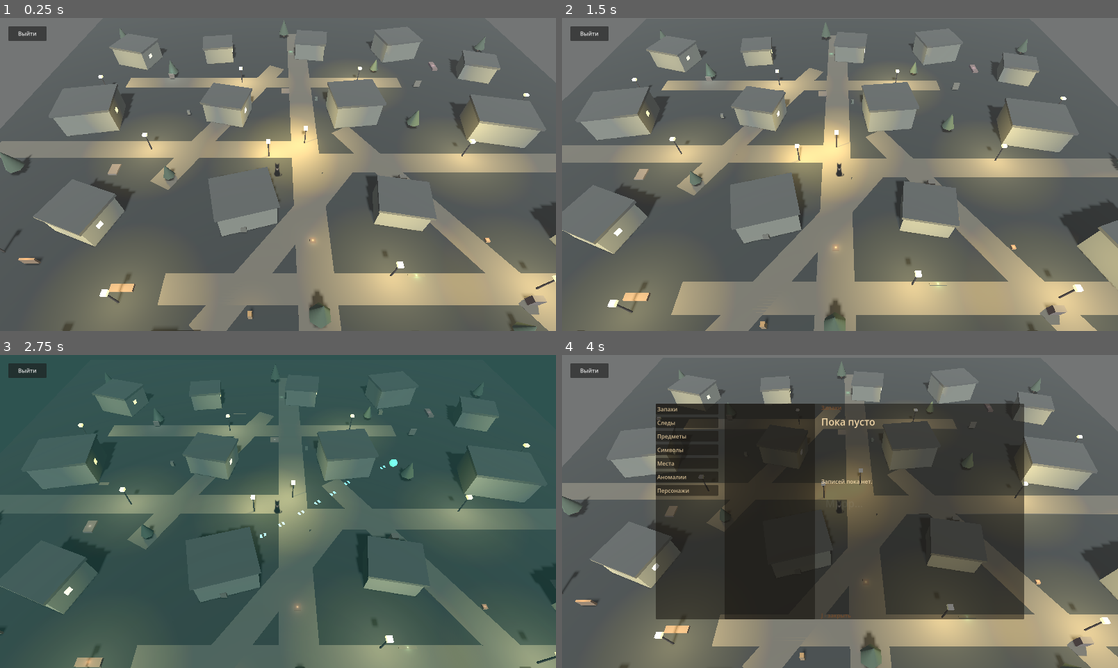
Above: before the commit, frames 1-4 (two rows, left to right).
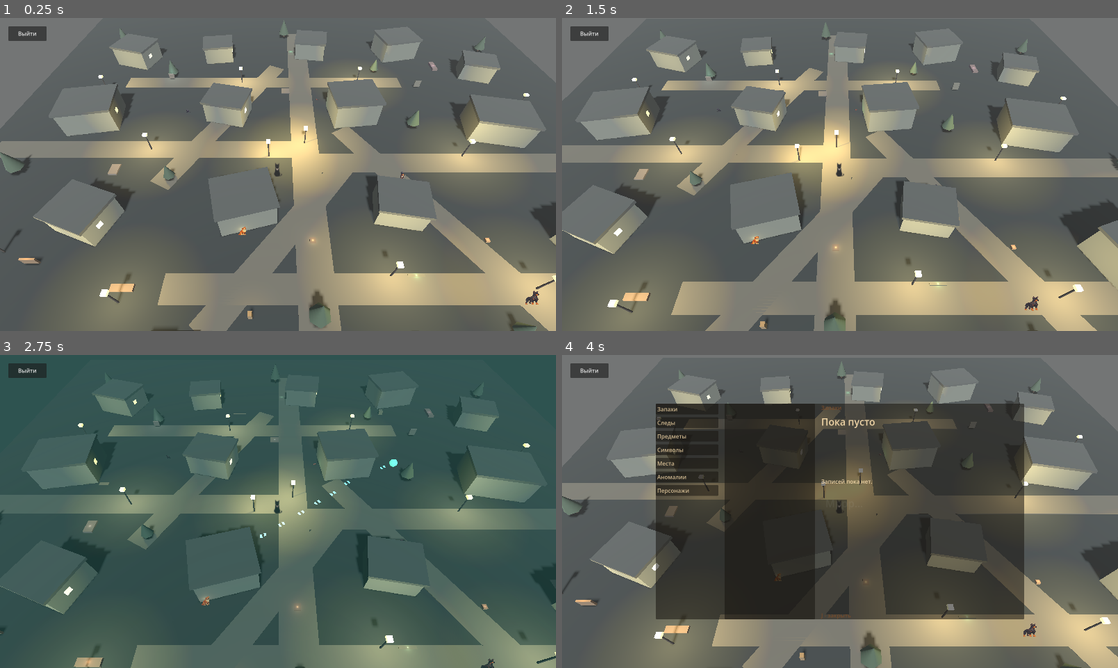
Above: after the commit, the same moments.

Repository: anchen-oktober/lost_purr
Game: Godot game, scene res://MainScene.tscn
Two runs of this game, one before a commit and one after it. Both use one fixed random seed, a clock stepped at 60 frames per second and the inputs below.
Inputs (mouse positions are in pixels of both pictures, inside the frame that each line leads up to):
- Up to frame 1 (0.25 s): no input
- Up to frame 2 (1.5 s): tap Enter at 0.5 s; move the mouse to (962, 158) at 0.52 s; tap E at 0.6, 1.35 s; click (962, 158) at 0.67 s; tap Space at 0.77 s; move the mouse to (728, 190) at 1.27 s; click (728, 190) at 1.42 s
- Up to frame 3 (2.75 s): tap Space at 1.52 s; move the mouse to (333, 442) at 2.02 s; hold Shift from 2.03 s (still down); click (333, 442) at 2.17 s; tap E at 2.3 s
- Up to frame 4 (4 s): move the mouse to (812, 574) at 2.77 s; release Shift at 2.78 s; tap R at 2.85 s; click (812, 574) at 2.92 s; tap Space at 3.02, 3.77 s; tap E at 3.05, 3.8 s; move the mouse to (1006, 558) at 3.52 s; tap J at 3.6 s; click (1006, 558) at 3.67 s

The runs differ from the first frame. In frame 1, 0.3% of the frame differs, in the area x 11-99%, y 25-100%; in frame 2, 0.3%, in the area x 2-91%, y 26-100%; in frame 3, 0.1%; in frame 4, 0.3%.

Commit message:
Correct assets&folders structure

Diff:
--- a/MainScene.tscn
+++ b/MainScene.tscn
@@ -1,17 +1,23 @@
 [gd_scene format=3 uid="uid://c2u22btd03407"]
 
-[ext_resource type="Script" uid="uid://mofmms1d68ku" path="res://player_cat.gd" id="1_3mqji"]
-[ext_resource type="Script" uid="uid://ligvtd7i5o31" path="res://camera_3d.gd" id="2_x4av3"]
-[ext_resource type="Script" uid="uid://4ow038eg65xo" path="res://village_builder.gd" id="3_village"]
+[ext_resource type="Script" uid="uid://mofmms1d68ku" path="res://Scripts/Player/player_cat.gd" id="1_3mqji"]
+[ext_resource type="Script" uid="uid://ligvtd7i5o31" path="res://Scripts/Camera/camera_3d.gd" id="2_x4av3"]
+[ext_resource type="Script" uid="uid://4ow038eg65xo" path="res://Scripts/World/village_builder.gd" id="3_village"]
 [ext_resource type="Texture2D" uid="uid://boakjd6thqbpl" path="res://Art/CatBilboard.png" id="4_cat"]
-[ext_resource type="Shader" uid="uid://imflfkmet43p" path="res://cat_outline.gdshader" id="5_outline"]
-[ext_resource type="Script" uid="uid://cibuicvn804w1" path="res://cat_outline_visibility.gd" id="6_outline_visibility"]
-[ext_resource type="Script" uid="uid://d0bllj7m7hfhw" path="res://cat_vision_manager.gd" id="7_cat_vision"]
-[ext_resource type="PackedScene" path="res://FootprintsPath.tscn" id="8_footprints"]
-[ext_resource type="Script" path="res://cat_vision_fade_reveal.gd" id="9_fade_reveal"]
-[ext_resource type="PackedScene" path="res://InteractableObject.tscn" id="10_interactable"]
-[ext_resource type="PackedScene" path="res://JournalUI.tscn" id="11_journal_ui"]
-[ext_resource type="PackedScene" path="res://NPC.tscn" id="12_npc"]
+[ext_resource type="Shader" uid="uid://imflfkmet43p" path="res://Shaders/cat_outline.gdshader" id="5_outline"]
+[ext_resource type="Script" uid="uid://cibuicvn804w1" path="res://Scripts/Cat/cat_outline_visibility.gd" id="6_outline_visibility"]
+[ext_resource type="Script" uid="uid://d0bllj7m7hfhw" path="res://Scripts/CatVision/cat_vision_manager.gd" id="7_cat_vision"]
+[ext_resource type="PackedScene" path="res://Scenes/CatVision/FootprintsPath.tscn" id="8_footprints"]
+[ext_resource type="Script" path="res://Scripts/CatVision/cat_vision_fade_reveal.gd" id="9_fade_reveal"]
+[ext_resource type="PackedScene" path="res://Scenes/Interactables/InteractableObject.tscn" id="10_interactable"]
+[ext_resource type="PackedScene" path="res://Scenes/UI/JournalUI.tscn" id="11_journal_ui"]
+[ext_resource type="PackedScene" path="res://Scenes/NPC/NPC.tscn" id="12_npc"]
+[ext_resource type="Texture2D" path="res://Art/Characters/cat_01.png" id="13_cat_01"]
+[ext_resource type="Texture2D" path="res://Art/Characters/human_01.png" id="14_human_01"]
+[ext_resource type="Texture2D" path="res://Art/Characters/dog_01.png" id="15_dog_01"]
+[ext_resource type="Texture2D" path="res://Art/Characters/burd_01.png" id="16_burd_01"]
+[ext_resource type="Texture2D" path="res://Art/Characters/rat_01.png" id="17_rat_01"]
+[ext_resource type="Texture2D" path="res://Art/Characters/human_04.png" id="18_human_04"]
 
 [sub_resource type="PlaneMesh" id="PlaneMesh_1305s"]
 size = Vector2(72, 72)
@@ -287,6 +293,7 @@
 short_phrase = "\u041C\u0440\u0440?"
 dialogue = "\u0421\u0442\u0430\u0440\u044B\u0439 \u0443\u043B\u0438\u0447\u043D\u044B\u0439 \u043A\u043E\u0442 \u0437\u …(276 unchanged characters)…
 description = "\u0421\u0442\u0430\u0440\u044B\u0439 \u0443\u043B\u0438\u0447\u043D\u044B\u0439 \u043A\u043E\u0442. \u04 …(197 unchanged characters)…
+icon = ExtResource("13_cat_01")
 highlight_color = Color(0.9, 0.82, 0.55, 1)
 
 [node name="OldWoman" parent="NPCs" instance=ExtResource("12_npc")]
@@ -298,6 +305,7 @@
 short_phrase = "\u0411\u0443\u0434\u044C \u043E\u0441\u0442\u043E\u0440\u043E\u0436\u0435\u043D."
 dialogue = "\u041E\u043D\u0430 \u0441\u043C\u043E\u0442\u0440\u0438\u0442 \u043C\u0438\u043C\u043E \u043A\u043E\u0442\u …(361 unchanged characters)…
 description = "\u0427\u0435\u043B\u043E\u0432\u0435\u043A \u0441 \u043E\u0447\u0435\u043D\u044C \u0443\u0441\u0442\u043 …(209 unchanged characters)…
+icon = ExtResource("14_human_01")
 highlight_color = Color(1, 0.8, 0.55, 1)
 
 [node name="YardDog" parent="NPCs" instance=ExtResource("12_npc")]
@@ -309,6 +317,7 @@
 short_phrase = "\u0413\u0430\u0432!"
 dialogue = "\u041F\u0435\u0441 \u043D\u0435 \u0434\u0430\u0435\u0442 \u043F\u043E\u0434\u043E\u0439\u0442\u0438 \u043A \u0432\u043E\u0440\u043E\u0442\u0430\u043C. \u0415\u0433\u043E \u0441\u0442\u0440\u0430\u0445 \u0433\u0440\u043E\u043C\u0447\u0435 \u0437\u043B\u043E\u0441\u0442\u0438."
 description = "\u041D\u0430\u0441\u0442\u043E\u0440\u043E\u0436\u0435\u043D\u043D\u044B\u0439 \u043F\u0435\u0441 \u0443 \u0447\u0443\u0436\u043E\u0433\u043E \u0434\u0432\u043E\u0440\u0430."
+icon = ExtResource("15_dog_01")
 can_be_purred = false
 highlight_color = Color(1, 0.45, 0.36, 1)
 
@@ -321,6 +330,7 @@
 short_phrase = "\u041A\u0430\u0440-\u0440-\u0440."
 dialogue = "\u041F\u0442\u0438\u0446\u0430 \u0432\u0438\u0434\u0435\u043B\u0430 \u0434\u0432\u0438\u0436\u0435\u043D\u0438\u0435 \u0442\u0430\u043C, \u0433\u0434\u0435 \u0443\u043B\u0438\u0446\u0430 \u0434\u043E\u043B\u0436\u043D\u0430 \u0431\u044B\u0442\u044C \u043F\u0443\u0441\u0442\u043E\u0439."
 description = "\u0425\u0443\u0434\u0430\u044F \u043F\u0442\u0438\u0446\u0430, \u043A\u043E\u0442\u043E\u0440\u0430\u044F \u0441\u043B\u0438\u0448\u043A\u043E\u043C \u043C\u043D\u043E\u0433\u043E \u0432\u0438\u0434\u0438\u0442 \u0441\u0432\u0435\u0440\u0445\u0443."
+icon = ExtResource("16_burd_01")
 can_be_purred = false
 highlight_color = Color(0.7, 0.85, 1, 1)
 
@@ -333,6 +343,7 @@
 short_phrase = "\u041C\u043D\u0435 \u043D\u0435\u043A\u043E\u0433\u0434\u0430."
 dialogue = "\u041A\u0440\u044B\u0441\u0430 \u043F\u0440\u044F\u0447\u0435\u0442 \u0433\u043B\u0430\u0437\u0430. \u041E\ …(213 unchanged characters)…
 description = "\u041C\u0430\u043B\u0435\u043D\u044C\u043A\u0438\u0439 \u0436\u0438\u0442\u0435\u043B\u044C \u0442\u0435\u043C\u043D\u044B\u0445 \u043C\u0435\u0441\u0442. \u041D\u0435 \u0434\u0440\u0443\u0433, \u043D\u043E \u0438 \u043D\u0435 \u0432\u0440\u0430\u0433."
+icon = ExtResource("17_rat_01")
 can_be_purred = false
 highlight_color = Color(0.62, 1, 0.74, 1)
 
@@ -345,6 +356,7 @@
 short_phrase = "\u041D\u0435 \u043F\u043E\u0434\u0445\u043E\u0434\u0438."
 dialogue = "\u0422\u0435\u043D\u044C \u0441\u0442\u043E\u0438\u0442 \u043D\u0435 \u0442\u0430\u043C, \u0433\u0434\u0435 …(234 unchanged characters)…
 description = "\u0418\u0441\u043A\u0430\u0436\u0435\u043D\u0438\u0435 \u0441 \u0444\u043E\u0440\u043C\u043E\u0439 \u043 …(220 unchanged characters)…
+icon = ExtResource("18_human_04")
 can_be_purred = false
 highlight_color = Color(0.65, 0.45, 1, 1)
 
--- a/FootprintsPath.tscn
+++ b/Scenes/CatVision/FootprintsPath.tscn
@@ -1,6 +1,6 @@
 [gd_scene load_steps=5 format=3]
 
-[ext_resource type="Script" path="res://footprints_path.gd" id="1_footprints"]
+[ext_resource type="Script" path="res://Scripts/CatVision/footprints_path.gd" id="1_footprints"]
 
 [sub_resource type="PlaneMesh" id="PlaneMesh_footprint"]
 size = Vector2(0.22, 0.38)
--- a/InteractableObject.tscn
+++ b/Scenes/Interactables/InteractableObject.tscn
@@ -1,6 +1,6 @@
 [gd_scene load_steps=5 format=3]
 
-[ext_resource type="Script" path="res://interactable_object.gd" id="1_interactable"]
+[ext_resource type="Script" path="res://Scripts/Interactables/interactable_object.gd" id="1_interactable"]
 
 [sub_resource type="BoxMesh" id="BoxMesh_visual"]
 size = Vector3(1, 1, 1)
--- a/NPC.tscn
+++ b/Scenes/NPC/NPC.tscn
@@ -1,20 +1,10 @@
-[gd_scene load_steps=6 format=3]
+[gd_scene load_steps=4 format=3]
 
-[ext_resource type="Script" path="res://npc.gd" id="1_npc"]
+[ext_resource type="Script" path="res://Scripts/NPC/npc.gd" id="1_npc"]
 
 [sub_resource type="CapsuleShape3D" id="CapsuleShape3D_body"]
 radius = 0.28
 height = 1.2
-
-[sub_resource type="BoxMesh" id="BoxMesh_visual"]
-size = Vector3(0.75, 1.2, 0.55)
-
-[sub_resource type="StandardMaterial3D" id="StandardMaterial3D_visual"]
-albedo_color = Color(0.34, 0.35, 0.33, 1)
-emission_enabled = true
-emission = Color(0.85, 0.95, 1, 1)
-emission_energy_multiplier = 0.18
-roughness = 0.88
 
 [sub_resource type="SphereShape3D" id="SphereShape3D_interaction"]
 radius = 2.0
@@ -28,10 +18,10 @@
 transform = Transform3D(1, 0, 0, 0, 1, 0, 0, 0, 1, 0, 0.6, 0)
 shape = SubResource("CapsuleShape3D_body")
 
-[node name="Visual" type="MeshInstance3D" parent="."]
-transform = Transform3D(1, 0, 0, 0, 1, 0, 0, 0, 1, 0, 0.62, 0)
-mesh = SubResource("BoxMesh_visual")
-surface_material_override/0 = SubResource("StandardMaterial3D_visual")
+[node name="Billboard" type="Sprite3D" parent="."]
+transform = Transform3D(1.25, 0, 0, 0, 1.25, 0, 0, 0, 1.25, 0, 0.78, 0)
+pixel_size = 0.004
+billboard = 1
 
 [node name="InteractionArea" type="Area3D" parent="."]
 collision_layer = 0
--- a/JournalUI.tscn
+++ b/Scenes/UI/JournalUI.tscn
@@ -1,6 +1,6 @@
 [gd_scene load_steps=2 format=3]
 
-[ext_resource type="Script" path="res://journal_ui.gd" id="1_journal_ui"]
+[ext_resource type="Script" path="res://Scripts/Journal/journal_ui.gd" id="1_journal_ui"]
 
 [node name="JournalUI" type="CanvasLayer"]
 layer = 10
--- a/journal_ui.gd
+++ b/Scripts/Journal/journal_ui.gd
@@ -16,10 +16,14 @@
 var showing_characters: bool = false
 var purr_label: Label
 var quit_button: Button
+var world_text_label: Label
+var world_text_target: Node3D
+var world_text_tween: Tween
 var purr_target: Node3D
 var popup_world_position: Vector3
 var popup_has_world_position: bool = false
 var prompt_target: Node3D
+var prompt_text: String = ""
 
 const POPUP_SIZE: Vector2 = Vector2(560.0, 220.0)
 const JOURNAL_SIZE: Vector2 = Vector2(1060.0, 620.0)
@@ -39,7 +43,14 @@
 	_update_purr_label_position()
 	_update_popup_position()
 	_update_prompt_position()
+	_update_world_text_position()
 	_update_journal_position()
+
+func _input(event: InputEvent) -> void:
+	if event is InputEventKey and event.pressed and not event.echo:
+		if event.physical_keycode == KEY_E and popup_panel != null and popup_panel.visible:
+			close_memory_popup()
+			get_viewport().set_input_as_handled()
 
 func _update_purr_label_position() -> void:
 	if purr_label == null or not purr_label.visible:
@@ -55,6 +66,11 @@
 	purr_label.position = camera.unproject_position(purr_target.global_position + Vector3(0.0, 1.45, 0.0)) - Vector2(42.0, 18.0)
 
 func show_prompt(text: String) -> void:
+	prompt_text = text
+	if _should_hide_prompt():
+		prompt_label.visible = false
+		return
+
 	prompt_label.text = text
 	prompt_label.visible = true
 
@@ -66,12 +82,14 @@
 func hide_prompt() -> void:
 	prompt_label.visible = false
 	prompt_target = null
+	prompt_text = ""
 
 func show_memory_popup(entry: Dictionary) -> void:
 	popup_title.text = str(entry.get("title", "\u0417\u0430\u043F\u0438\u0441\u044C"))
 	popup_text.text = str(entry.get("full_description", ""))
 	_set_popup_world_position(entry)
 	popup_panel.visible = true
+	prompt_label.visible = false
 	_update_popup_position()
 	_refresh_ui_blocker()
 	refresh_entries()
@@ -81,6 +99,7 @@
 	popup_text.text = str(character_data.get("short_phrase", "")) + "\n\n" + str(character_data.get("dialogue", ""))
 	_set_popup_world_position(character_data)
 	popup_panel.visible = true
+	prompt_label.visible = false
 	_update_popup_position()
 	_refresh_ui_blocker()
 	refresh_entries()
@@ -93,6 +112,25 @@
 	tween.tween_property(purr_label, "modulate:a", 0.0, 1.2)
 	tween.tween_callback(func() -> void: purr_label.visible = false)
 
+func show_world_text_for_node(text: String, target: Node3D) -> void:
+	if world_text_tween != null:
+		world_text_tween.kill()
+
+	world_text_target = target
+	world_text_label.text = text
+	world_text_label.visible = true
+	prompt_label.visible = false
+	world_text_label.modulate = Color(0.95, 0.9, 0.76, 1.0)
+	_update_world_text_position()
+	world_text_tween = create_tween()
+	world_text_tween.tween_interval(1.6)
+	world_text_tween.tween_property(world_text_label, "modulate:a", 0.0, 0.5)
+	world_text_tween.tween_callback(func() -> void:
+		world_text_label.visible = false
+		world_text_target = null
+		_restore_prompt_if_possible()
+	)
+
 func open_journal() -> void:
 	journal_panel.visible = true
 	popup_panel.visible = false
@@ -111,6 +149,7 @@
 func close_memory_popup() -> void:
 	popup_panel.visible = false
 	popup_has_world_position = false
+	_restore_prompt_if_possible()
 	_refresh_ui_blocker()
 
 func is_memory_popup_open() -> bool:
@@ -165,6 +204,14 @@
 	purr_label.z_index = 20
 	purr_label.add_theme_font_size_override("font_size", 30)
 	add_child(purr_label)
+
+	world_text_label = Label.new()
+	world_text_label.name = "WorldTextLabel"
+	world_text_label.visible = false
+	world_text_label.mouse_filter = Control.MOUSE_FILTER_IGNORE
+	world_text_label.z_index = 25
+	world_text_label.add_theme_font_size_override("font_size", 23)
+	add_child(world_text_label)
 
 	quit_button = Button.new()
 	quit_button.name = "QuitButton"
@@ -382,8 +429,41 @@
 	desired_position.y = clampf(desired_position.y, margin, maxf(margin, viewport_size.y - prompt_size.y - margin))
 	prompt_label.position = desired_position
 
+func _update_world_text_position() -> void:
+	if world_text_label == null or not world_text_label.visible or world_text_target == null:
+		return
+
+	var camera: Camera3D = get_viewport().get_camera_3d()
+	if camera == null:
+		return
+
+	var viewport_size: Vector2 = get_viewport().get_visible_rect().size
+	var text_size: Vector2 = world_text_label.size
+	if text_size.x <= 1.0 or text_size.y <= 1.0:
+		text_size = world_text_label.get_minimum_size()
+
+	var screen_position: Vector2 = camera.unproject_position(world_text_target.global_position + Vector3(0.0, 1.65, 0.0))
+	var desired_position: Vector2 = screen_position - Vector2(text_size.x * 0.5, text_size.y + 10.0)
+	var margin: float = 18.0
+	desired_position.x = clampf(desired_position.x, margin, maxf(margin, viewport_size.x - text_size.x - margin))
+	desired_position.y = clampf(desired_position.y, margin, maxf(margin, viewport_size.y - text_size.y - margin))
+	world_text_label.position = desired_position
+
 func _quit_game() -> void:
 	get_tree().quit()
+
+func _should_hide_prompt() -> bool:
+	var popup_is_open: bool = popup_panel != null and popup_panel.visible
+	var world_text_is_open: bool = world_text_label != null and world_text_label.visible
+	return popup_is_open or world_text_is_open
+
+func _restore_prompt_if_possible() -> void:
+	if prompt_label == null or prompt_target == null or prompt_text.is_empty() or _should_hide_prompt():
+		return
+
+	prompt_label.text = prompt_text
+	prompt_label.visible = true
+	_update_prompt_position()
 
 func _update_journal_position() -> void:
 	if journal_panel == null or not journal_panel.visible:
--- a/npc.gd
+++ b/Scripts/NPC/npc.gd
@@ -11,18 +11,31 @@
 @export var voice_sound: AudioStream
 @export var can_be_purred: bool = true
 @export var highlight_color: Color = Color(0.85, 0.95, 1.0, 1.0)
+@export var patrol_enabled: bool = true
+@export var patrol_radius: float = 4.0
+@export var patrol_speed: float = 1.15
+@export var patrol_wait_min: float = 1.2
+@export var patrol_wait_max: float = 3.4
+@export var random_phrases: Array[String] = []
 
 var is_known: bool = false
 var player_is_near: bool = false
 var base_light_energy: float = 0.0
 var pulse_time: float = 0.0
-
-@onready var visual: MeshInstance3D = $Visual
+var spawn_position: Vector3
+var patrol_target: Vector3
+var patrol_wait_time: float = 0.0
+var random: RandomNumberGenerator = RandomNumberGenerator.new()
+
+@onready var billboard: Sprite3D = $Billboard
 @onready var interaction_area: Area3D = $InteractionArea
 @onready var glow_light: OmniLight3D = $GlowLight
 @onready var voice_player: AudioStreamPlayer3D = $VoicePlayer
 
 func _ready() -> void:
+	random.randomize()
+	spawn_position = global_position
+	patrol_target = global_position
 	attitude = _validate_attitude(attitude)
 	var saved_data: Dictionary = CharacterJournalManager.get_character(id)
 	if not saved_data.is_empty():
@@ -30,10 +43,12 @@
 		is_known = bool(saved_data.get("is_known", false))
 	interaction_area.body_entered.connect(player_entered)
 	interaction_area.body_exited.connect(player_exited)
-	_prepare_visual_material()
+	if icon != null:
+		billboard.texture = icon
 	base_light_energy = glow_light.light_energy
 	glow_light.light_color = highlight_color
 	highlight_off()
+	_choose_new_patrol_target()
 
 func _process(delta: float) -> void:
 	if not player_is_near:
@@ -42,7 +57,31 @@
 	pulse_time += delta
 	var pulse: float = 0.45 + sin(pulse_time * 2.0) * 0.2
 	glow_light.light_energy = base_light_energy + pulse
-	_update_material(0.25 + pulse * 0.14)
+
+func _physics_process(delta: float) -> void:
+	if player_is_near or not patrol_enabled:
+		velocity = Vector3.ZERO
+		move_and_slide()
+		return
+
+	if patrol_wait_time > 0.0:
+		patrol_wait_time -= delta
+		velocity = Vector3.ZERO
+		move_and_slide()
+		return
+
+	var direction: Vector3 = patrol_target - global_position
+	direction.y = 0.0
+	if direction.length() <= 0.18:
+		velocity = Vector3.ZERO
+		patrol_wait_time = random.randf_range(patrol_wait_min, patrol_wait_max)
+		_choose_new_patrol_target()
+		move_and_slide()
+	else:
+		direction = direction.normalized()
+		velocity.x = direction.x * patrol_speed
+		velocity.z = direction.z * patrol_speed
+		move_and_slide()
 
 func player_entered(body: Node3D) -> void:
 	if not body is CharacterBody3D:
@@ -64,9 +103,12 @@
 	is_known = true
 	CharacterJournalManager.register_character(get_character_data())
 	show_phrase()
-	start_dialogue()
 
 func show_phrase() -> void:
+	var phrase: String = _get_random_phrase()
+	if CharacterJournalManager.journal_ui != null and CharacterJournalManager.journal_ui.has_method("show_world_text_for_node"):
+		CharacterJournalManager.journal_ui.show_world_text_for_node(phrase, self)
+
 	if voice_sound != null:
 		voice_player.stream = voice_sound
 		voice_player.play()
@@ -91,7 +133,7 @@
 	short_phrase = "\u0422\u044B \u0442\u043E\u0436\u0435 \u0435\u0433\u043E \u0438\u0449\u0435\u0448\u044C?"
 	dialogue = "\u041C\u0443\u0440\u0447\u0430\u043D\u0438\u0435 \u0434\u0435\u043B\u0430\u0435\u0442 \u0442\u0438\u0448\u …(267 unchanged characters)…
 	CharacterJournalManager.register_character(get_character_data())
-	start_dialogue()
+	show_phrase()
 
 func get_character_data() -> Dictionary:
 	return {
@@ -121,7 +163,41 @@
 
 func highlight_off() -> void:
 	glow_light.light_energy = base_light_energy
-	_update_material(0.18)
+
+func _choose_new_patrol_target() -> void:
+	var angle: float = random.randf_range(0.0, TAU)
+	var distance: float = random.randf_range(1.0, patrol_radius)
+	patrol_target = spawn_position + Vector3(cos(angle) * distance, 0.0, sin(angle) * distance)
+
+func _get_random_phrase() -> String:
+	var phrases: Array[String] = random_phrases
+	if phrases.is_empty():
+		phrases = _get_default_phrases()
+	if phrases.is_empty():
+		return short_phrase
+
+	var index: int = random.randi_range(0, phrases.size() - 1)
+	return phrases[index]
+
+func _get_default_phrases() -> Array[String]:
+	match attitude:
+		CharacterJournalManager.CharacterAttitude.FRIENDLY:
+			return [
+				"\u0422\u044B \u0442\u043E\u0436\u0435 \u0435\u0433\u043E \u0438\u0449\u0435\u0448\u044C?",
+				"\u042F \u0432\u0438\u0434\u0435\u043B \u0441\u0442\u0440\u0430\u043D\u043D\u044B\u0439 \u0441\u0432\u0435\u0442 \u0443 \u043C\u0435\u0442\u0440\u043E.",
+				"\u0411\u0443\u0434\u044C \u043E\u0441\u0442\u043E\u0440\u043E\u0436\u0435\u043D.",
+			]
+		CharacterJournalManager.CharacterAttitude.HOSTILE:
+			return [
+				"\u041D\u0435 \u043F\u043E\u0434\u0445\u043E\u0434\u0438.",
+				"\u0413\u0430\u0432!",
+				"\u041A\u0430\u0440-\u0440-\u0440!",
+			]
+	return [
+		short_phrase,
+		"\u041E\u0442\u0441\u0442\u0430\u043D\u044C.",
+		"\u041C\u043D\u0435 \u043D\u0435\u043A\u043E\u0433\u0434\u0430.",
+	]
 
 func _validate_attitude(value: int) -> int:
 	match character_type:
@@ -134,23 +210,3 @@
 		CharacterJournalManager.CharacterType.DEMON:
 			return CharacterJournalManager.CharacterAttitude.HOSTILE
 	return value
-
-func _prepare_visual_material() -> void:
-	var source_material: Material = visual.get_surface_override_material(0)
-	if source_material == null:
-		return
-
-	var material: StandardMaterial3D = source_material.duplicate() as StandardMaterial3D
-	if material == null:
-		return
-
-	visual.set_surface_override_material(0, material)
-	_update_material(0.18)
-
-func _update_material(emission_energy: float) -> void:
-	var material: StandardMaterial3D = visual.get_surface_override_material(0) as StandardMaterial3D
-	if material == null:
-		return
-
-	material.emission = highlight_color
-	material.emission_energy_multiplier = emission_energy
--- a/project.godot
+++ b/project.godot
@@ -17,8 +17,8 @@
 
 [autoload]
 
-JournalManager="*res://journal_manager.gd"
-CharacterJournalManager="*res://character_journal_manager.gd"
+JournalManager="*res://Scripts/Journal/journal_manager.gd"
+CharacterJournalManager="*res://Scripts/Journal/character_journal_manager.gd"
 
 [display]
 
Renamed: camera_3d.gd -> Scripts/Camera/camera_3d.gd
Renamed: camera_3d.gd.uid -> Scripts/Camera/camera_3d.gd.uid
Renamed: cat_outline_visibility.gd -> Scripts/Cat/cat_outline_visibility.gd
Renamed: cat_outline_visibility.gd.uid -> Scripts/Cat/cat_outline_visibility.gd.uid
Renamed: cat_vision_fade_reveal.gd -> Scripts/CatVision/cat_vision_fade_reveal.gd
Renamed: cat_vision_fade_reveal.gd.uid -> Scripts/CatVision/cat_vision_fade_reveal.gd.uid
Renamed: cat_vision_manager.gd -> Scripts/CatVision/cat_vision_manager.gd
Renamed: cat_vision_manager.gd.uid -> Scripts/CatVision/cat_vision_manager.gd.uid
Renamed: footprints_path.gd -> Scripts/CatVision/footprints_path.gd
Renamed: footprints_path.gd.uid -> Scripts/CatVision/footprints_path.gd.uid
Renamed: interactable_object.gd -> Scripts/Interactables/interactable_object.gd
Renamed: interactable_object.gd.uid -> Scripts/Interactables/interactable_object.gd.uid
(and 14 more such lines)
